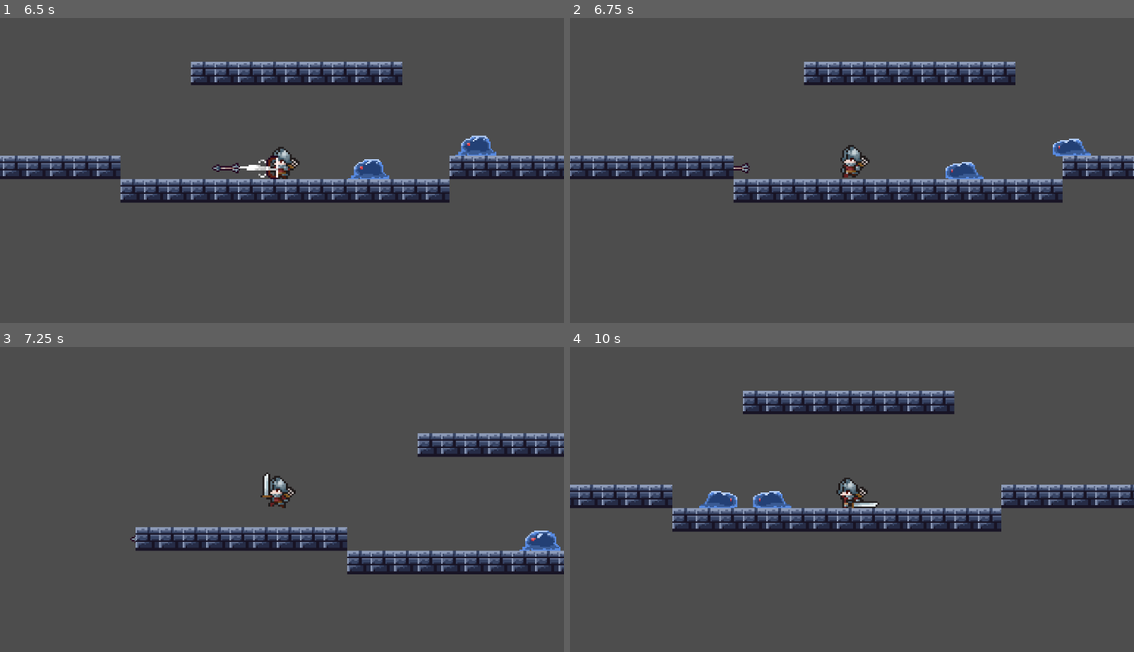
Above: before the commit, frames 1-4 (two rows, left to right).
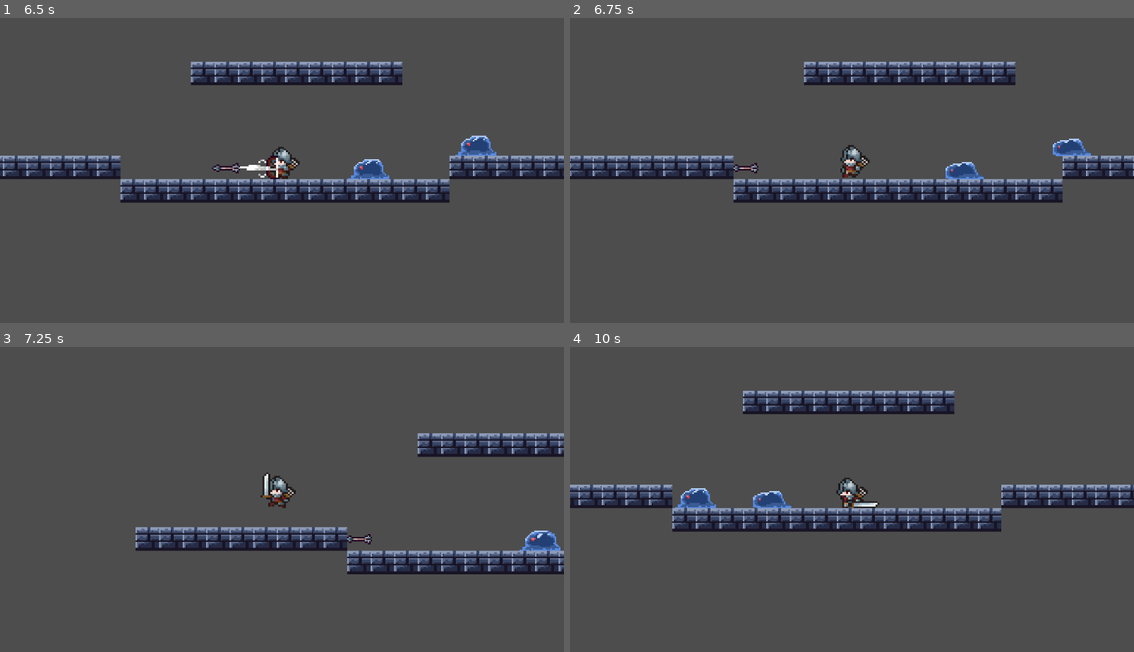
Above: after the commit, the same moments.

Repository: VINYCIU51/ORC_SLAYER
Game: Godot game, scene res://actors/scenes/worlds/world_1.tscn
Two runs of this game, one before a commit and one after it. Both use one fixed random seed, a clock stepped at 60 frames per second and the inputs below.
Inputs (mouse positions are in pixels of both pictures, inside the frame that each line leads up to):
- Up to frame 1 (6.5 s): move the mouse to (406, 149) at 0.52 s; hold D (move_right) 0.53-2.03 s; click (406, 149) at 0.6 s; tap Space (jump) at 0.77, 1.52, 3.02, 3.77, 4.52, 6.02 s; move the mouse to (169, 179) at 1.27 s; right-click (169, 179) at 1.35 s; move the mouse to (338, 94) at 2.02 s; hold A (move_left) 2.03-2.78 s; click (338, 94) at 2.1 s; move the mouse to (253, 228) at 2.77 s; hold D (move_right) 2.78-4.28 s; right-click (253, 228) at 2.85 s; move the mouse to (451, 213) at 3.52 s; click (451, 213) at 3.6 s; move the mouse to (112, 115) at 4.27 s; hold A (move_left) 4.28-5.03 s; right-click (112, 115) at 4.35 s; move the mouse to (310, 164) at 5.02 s; hold D (move_right) 5.03-5.78 s; click (310, 164) at 5.1 s; move the mouse to (197, 85) at 5.77 s; hold A (move_left) from 5.78 s (still down); right-click (197, 85) at 5.85 s
- Up to frame 2 (6.75 s): keep holding A (move_left); move the mouse to (976, 149) at 6.52 s; click (976, 149) at 6.6 s
- Up to frame 3 (7.25 s): keep holding A (move_left); tap Space (jump) at 6.77 s
- Up to frame 4 (10 s): move the mouse to (739, 508) at 7.27 s; release A (move_left) at 7.28 s; hold D (move_right) 7.28-9.53 s; right-click (739, 508) at 7.35 s; tap Space (jump) at 7.52, 9.02, 9.77 s; move the mouse to (908, 423) at 8.02 s; click (908, 423) at 8.1 s; move the mouse to (823, 557) at 8.77 s; right-click (823, 557) at 8.85 s; move the mouse to (1021, 542) at 9.52 s; hold A (move_left) from 9.53 s (still down); click (1021, 542) at 9.6 s

Frame 1 is identical in both runs. In frame 2, less than 0.1% of the frame differs, in the area x 29-34%, y 47-51%; in frame 3, 0.1%; in frame 4, 0.5%, in the area x 18-30%, y 46-54%.

Commit message:
ajuste nas flecha

Diff:
--- a/actors/scenes/projectiles/arrow.tscn
+++ b/actors/scenes/projectiles/arrow.tscn
@@ -4,7 +4,7 @@
 [ext_resource type="Texture2D" uid="uid://bvnul2wqrbbpj" path="res://assets/characters/Arrow(projectile)/Arrow01(32x32).png" id="2_7k75j"]
 
 [sub_resource type="RectangleShape2D" id="RectangleShape2D_ql5rp"]
-size = Vector2(17, 7)
+size = Vector2(17, 3)
 
 [node name="arrow" type="CharacterBody2D"]
 collision_layer = 8
@@ -14,6 +14,7 @@
 [node name="collision" type="CollisionShape2D" parent="."]
 position = Vector2(0.5, 0.5)
 shape = SubResource("RectangleShape2D_ql5rp")
+one_way_collision = true
 debug_color = Color(0.625242, 0.532028, 1.92523e-07, 0.42)
 
 [node name="sprite" type="Sprite2D" parent="."]
@@ -21,4 +22,9 @@
 
 [node name="visibility" type="VisibleOnScreenNotifier2D" parent="."]
 
+[node name="wall_collision" type="RayCast2D" parent="."]
+position = Vector2(0, 1)
+target_position = Vector2(11, 0)
+collision_mask = 2
+
 [connection signal="screen_exited" from="visibility" to="." method="_on_visibility_screen_exited"]
--- a/actors/script/arrow.gd
+++ b/actors/script/arrow.gd
@@ -1,4 +1,6 @@
 extends CharacterBody2D
+
+@onready var wall_collision := $wall_collision as RayCast2D
 
 const SPEED := 280
 const DAMAGE := 1
@@ -18,7 +20,14 @@
 
 # Faz ela se mover
 func _physics_process(delta: float) -> void:
-	position.x += SPEED * delta * direction
+	velocity.x = SPEED * direction
+
+	if wall_collision.is_colliding():
+		velocity.x = 0
+		velocity.y = 0
+		return
+
+	move_and_slide()
 
 # Faz ela sumir ao sair da tela
 func _on_visibility_screen_exited() -> void:
